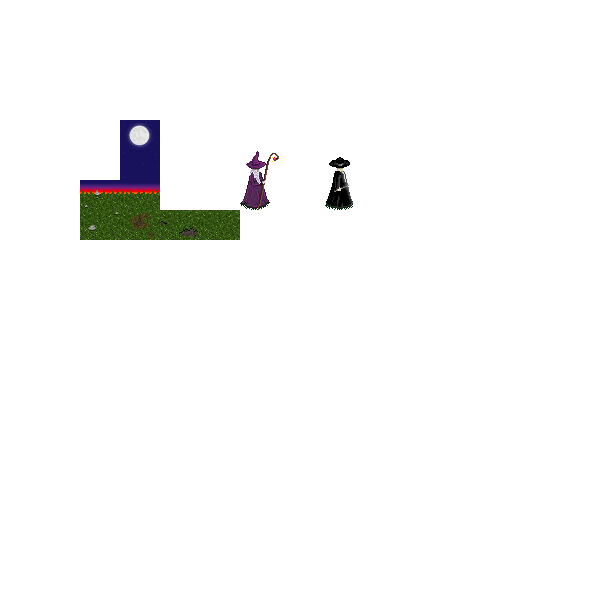
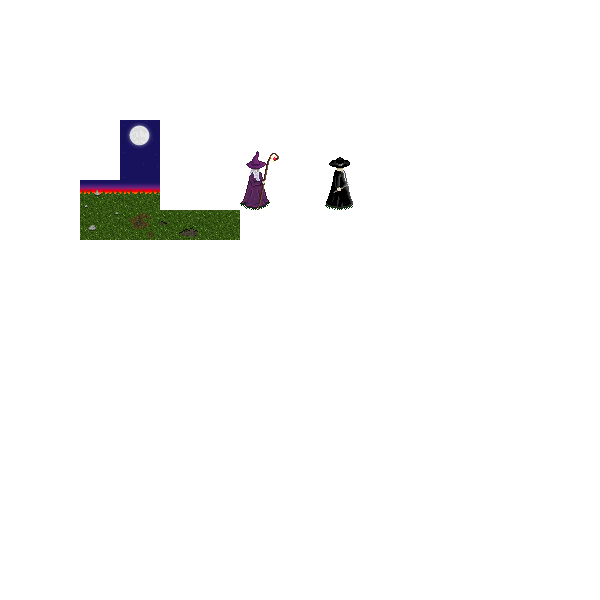
Layers edited between the first and the second (600, 600) image:
added group "A" (4th of 7, in "wizard1" › "Dress") with 5 layers in group "Dress" over (250, 173, 263, 184)
added layer "txtr copie" (38%) in group "A" over (250, 174, 263, 184)
added layer "white copie 2" (57%) in group "A" over (250, 173, 263, 184)
added layer "arm copie" (45%) in group "A" over (250, 173, 263, 184)
added layer "Calque 5 copie" in group "A" over (250, 173, 263, 184)
moved "txtr" into group "B", painted on it over (250, 174, 263, 184)
moved "white" (2nd of 2, in "wizard1" › "Dress" › "B") into group "B", painted on it over (250, 173, 263, 184)
moved "arm" into group "B", painted on it over (250, 173, 263, 184)
moved "Calque 5" into group "B", painted on it over (250, 173, 263, 184)
added group "^" with 3 layers in group "stick" over (333, 182, 350, 193)
added layer "Calque 39 copie 2" (1st of 3, in "wizard2" › "stick" › "^") in group "^" over (333, 184, 348, 193)
moved "Calque 43" (1st of 2, in "wizard2" › "dress" › "A") into group "A" over (332, 172, 351, 193)
moved "Calque 42" (1st of 2, in "wizard2" › "dress" › "A") into group "A" over (337, 173, 351, 190)
moved "Calque 41" (1st of 2, in "wizard2" › "dress" › "A") into group "A" over (338, 171, 351, 190)
moved "dress copie" (1st of 2, in "wizard2" › "dress" › "A") into group "A" over (331, 171, 351, 193)
added group "B" (6th of 6, in "wizard2" › "dress") with 8 layers in group "dress" over (331, 170, 351, 193)
added layer "Calque 43" (2nd of 2, in "wizard2" › "dress" › "B") (12%) in group "B" over (332, 171, 351, 193)
added layer "Calque 42" (2nd of 2, in "wizard2" › "dress" › "B") (19%) in group "B" over (337, 172, 351, 190)
added layer "Calque 41" (2nd of 2, in "wizard2" › "dress" › "B") (30%) in group "B" over (338, 170, 351, 190)
added layer "dress copie" (2nd of 2, in "wizard2" › "dress" › "B") in group "B" over (331, 170, 351, 193)
…and 11 more changes (4 added, 3 painted, 3 renamed, 7 stack)
